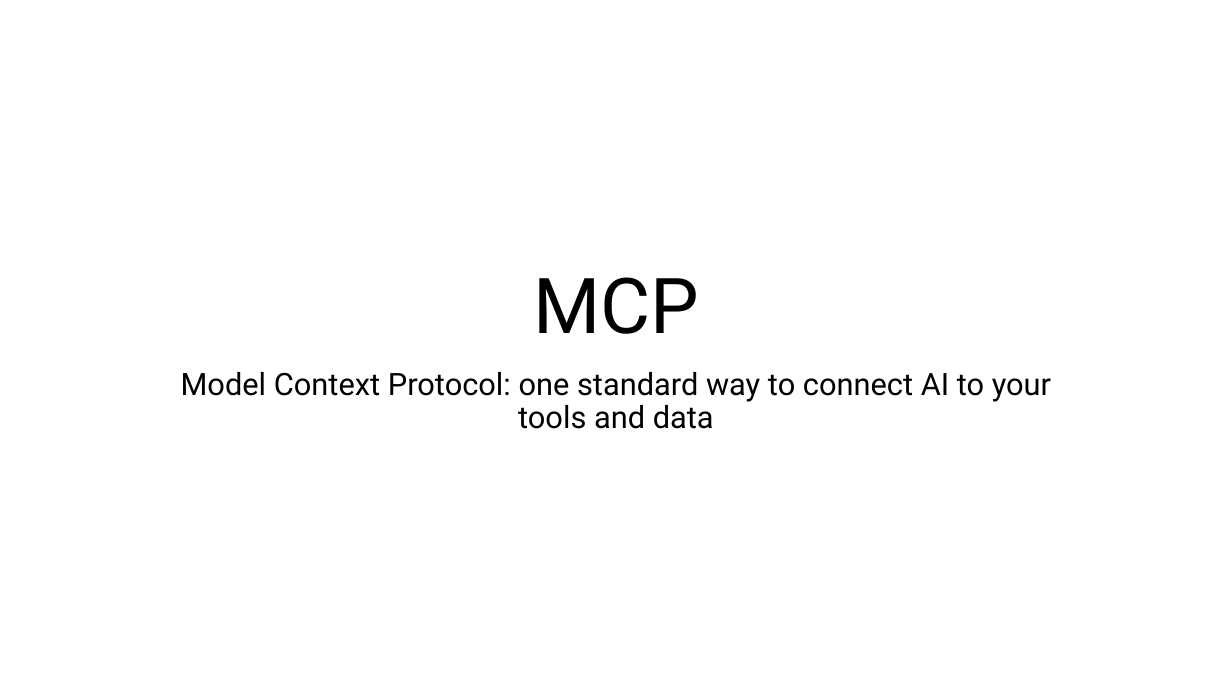
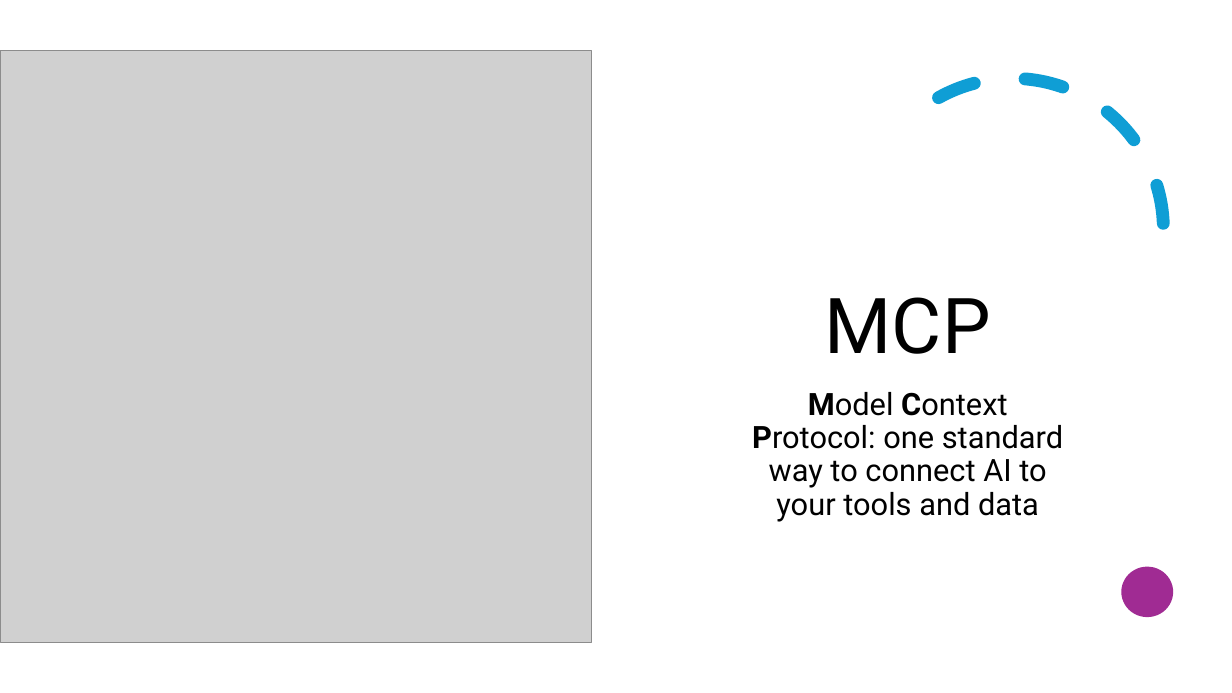
Before and after one commit to karoluciecha/ai-assisted-programming-module, a slide deck: slide 1 of lectures-and-labs/week05/mcp-lecture.pptx. Drawn at 1232x693 pixels with LibreOffice and Linux fonts; fonts in the diff are those of the drawing; grey boxes stand for pictures. Boxes give left, top, right and bottom in pixels: in the first picture for what was removed or moved away, otherwise in the second. Text is boxed around its words. In the diff, an @@ line names an element or a change of style, - is before the commit and + after.

```diff
--- a/lectures-and-labs/week05/mcp-lecture.pptx
+++ b/lectures-and-labs/week05/mcp-lecture.pptx
@@ picture added at (x1=0, y1=51, x2=592, y2=642) @@
@@ arc (boxed as its full ellipse) added at (x1=861, y1=79, x2=1164, y2=381), outline #0F9ED5 10 pt dashed @@
@@ title "MCP" moved from (x1=533, y1=277, x2=699, y2=334) to (x1=825, y1=297, x2=991, y2=354) @@
@@ subtitle "Model Context Protocol: one standard ..." moved from (x1=181, y1=372, x2=1051, y2=429) to (x1=752, y1=392, x2=1063, y2=522) @@
@@ subtitle "Model Context Protocol: one standard ..." at (x1=752, y1=392, x2=1063, y2=522): bold on in "Model Context Protocol:" @@
@@ ellipse added at (x1=1122, y1=567, x2=1174, y2=617), fill #A02B93 @@
```
Also in this commit, not shown: 24 other slides changed, 1 other file.
